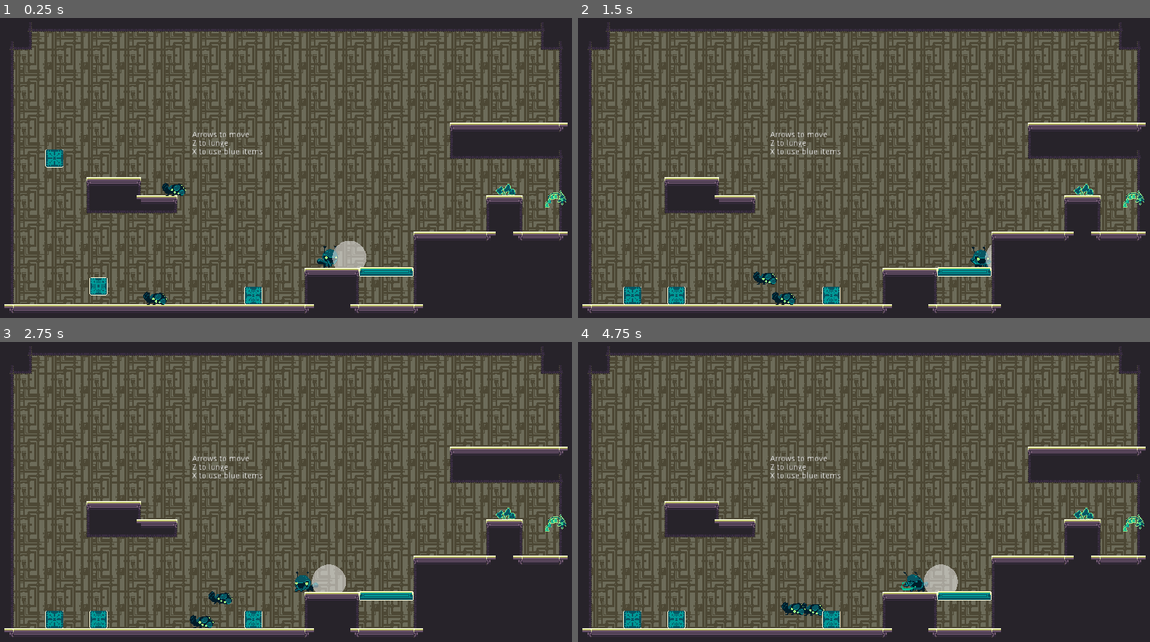
Above: before the commit, frames 1-4 (two rows, left to right).
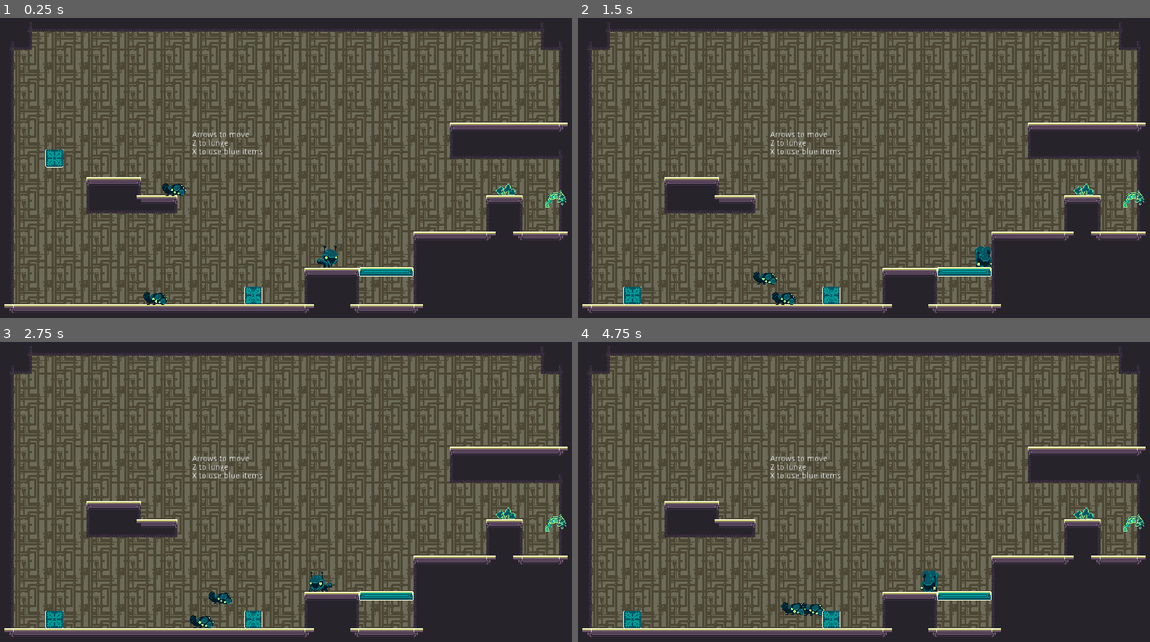
Above: after the commit, the same moments.

Repository: aveswoods/game-off-2021
Game: Godot game, scene res://creatures/test_scene.tscn
The game is run twice, just before and just after one commit, with the same random seed, the same clock (stepped at 60 frames per second) and the same inputs. Sound files missing from this copy of the repository are replaced by a short silence.
Inputs:
- Up to frame 1 (0.25 s): no input
- Up to frame 2 (1.5 s): hold Right (ui_right) from 0.53 s (still down); tap X (ui_select) at 0.6 s; tap Z (ui_accept) at 0.77, 0.8, 1.07, 1.35 s
- Up to frame 3 (2.75 s): tap Z (ui_accept) at 1.52, 1.82, 2.3 s; tap X (ui_select) at 1.55, 2.1 s; release Right (ui_right) at 2.03 s; hold Left (ui_left) from 2.03 s (still down)
- Up to frame 4 (4.75 s): release Left (ui_left) at 2.78 s; hold Right (ui_right) 2.78-4.28 s; tap X (ui_select) at 2.85, 4.35 s; tap Z (ui_accept) at 3.02, 3.32, 3.6, 3.77, 4.07, 4.52 s; hold Left (ui_left) from 4.28 s (still down)

The runs differ from the first frame. In frame 1, 0.6% of the frame differs, in the area x 15-65%, y 74-93%; in frame 2, 0.3%; in frame 3, 0.8%; in frame 4, 0.8%, in the area x 15-67%, y 74-96%.

Commit message:
Added Shoot action

Diff:
--- a/creatures/enemies/test/TestEnemy.tscn
+++ b/creatures/enemies/test/TestEnemy.tscn
@@ -29,7 +29,9 @@
 position = Vector2( 0, 1 )
 shape = SubResource( 1 )
 
-[node name="EnemyHitbox" type="Area2D" parent="."]
+[node name="EnemyHitbox" type="Area2D" parent="." groups=[
+"enemy",
+]]
 collision_layer = 2
 script = ExtResource( 3 )
 
--- a/creatures/player/Player.gd
+++ b/creatures/player/Player.gd
@@ -35,14 +35,6 @@
 var _bumping = false
 var _bump_impulse = Vector2.ZERO
 var _is_on_floor = false
-
-
-#func animate(name: String, flipped_h: bool = false):
-#	if flipped_h:
-#		_sprite.scale.x = -1
-#	else:
-#		_sprite.scale.x = 1
-#	_is_facing_left = flipped_h
 
 
 func bump(impulse):
--- a/creatures/player/Player.tscn
+++ b/creatures/player/Player.tscn
@@ -209,7 +209,7 @@
 input_1/auto_advance = false
 
 [sub_resource type="AnimationNodeBlendTree" id=20]
-graph_offset = Vector2( -613.144, -118.992 )
+graph_offset = Vector2( -452.029, -60.2729 )
 nodes/Animation/node = SubResource( 14 )
 nodes/Animation/position = Vector2( -702, -221 )
 "nodes/Animation 2/node" = SubResource( 9 )
@@ -233,7 +233,7 @@
 nodes/movement/node = SubResource( 19 )
 nodes/movement/position = Vector2( -351, -169 )
 nodes/output/position = Vector2( 949, 26 )
-node_connections = [ "output", 0, "OneShot", "OneShot", 0, " …(120 unchanged characters)… ement", "OneShot 2", 1, "Animation 6", "in_air_state", 0, "OneShot 2", "in_air_state", 1, "in_air", "movement", 0, "Animation", "movement", 1, "Animation 2" ]
+node_connections = [ "output", 0, "OneShot", "OneShot", 0, " …(120 unchanged characters)… ement", "OneShot 2", 1, "Animation 6", "movement", 0, "Animation", "movement", 1, "Animation 2", "in_air_state", 0, "OneShot 2", "in_air_state", 1, "in_air" ]
 
 [node name="Player" type="KinematicBody2D" groups=[
 "player",
@@ -248,10 +248,12 @@
 [node name="SpriteBody" type="Sprite" parent="PlayerSprite"]
 texture = ExtResource( 6 )
 hframes = 18
+frame = 1
 
 [node name="SpriteFace" type="Sprite" parent="PlayerSprite"]
 texture = ExtResource( 7 )
 hframes = 18
+frame = 1
 
 [node name="CollisionShapeCircle" type="CollisionShape2D" parent="."]
 shape = SubResource( 1 )
--- /dev/null
+++ b/creatures/player/abilities/shoot_action.gd
@@ -0,0 +1,121 @@
+extends Node2D
+
+onready var _raycast_top = $RayCastTop
+onready var _raycast_center = $RayCastCenter
+onready var _raycast_bottom = $RayCastBottom
+onready var _timer = $Timer
+
+var shoot_damage = 1
+var shoot_impact_impulse = 300
+var _player = null
+var _can_shoot = true
+var _is_shooting = false
+var _is_deadtime = false
+
+
+func equip(player):
+	_player = player
+	_player.add_child(self)
+
+	_raycast_top.add_exception(_player)
+	_raycast_center.add_exception(_player)
+	_raycast_bottom.add_exception(_player)
+	_player.connect("damaged", self, "_on_player_damaged")
+
+
+func trigger():
+	if _can_shoot and _player.is_on_floor():
+		_player.input_disabled = true
+		_player.animation_tree.set("parameters/OneShot 2/active", 1)
+
+		_is_shooting = true
+		_can_shoot = false
+		_timer.start()
+
+
+func _on_player_damaged():
+	if _is_shooting:
+		_player.input_disabled = false
+		_player.animation_tree.set("parameters/OneShot 2/active", 0)
+
+		_is_shooting = false
+		_is_deadtime = false
+		_can_shoot = true
+
+
+func _on_Timer_timeout():
+	# Shoot at right time in animation
+	if _is_shooting:
+		if _player.is_facing_left():
+			_raycast_top.cast_to.x = -1 * abs(_raycast_top.cast_to.x)
+			_raycast_center.cast_to.x = -1 * abs(_raycast_center.cast_to.x)
+			_raycast_bottom.cast_to.x = -1 * abs(_raycast_bottom.cast_to.x)
+			_raycast_top.force_raycast_update()
+			_raycast_center.force_raycast_update()
+			_raycast_bottom.force_raycast_update()
+		var collider_top = _raycast_top.get_collider()
+		var collider_center = _raycast_center.get_collider()
+		var collider_bottom = _raycast_bottom.get_collider()
+
+		# Pick better collider
+		var better_collider = null
+		# If the top collider is an enemy, set better collider to the top collider
+		if collider_top != null and not collider_top is TileMap and collider_top.is_in_group("enemy"):
+			better_collider = collider_top
+		# If center collider is correct type, compare is to current value of better collider
+		if collider_center != null and not collider_center is TileMap and collider_center.is_in_group("enemy"):
+			# Center collider is better if...
+			# 1. Better collider is currently null, or
+			# 2. Center collider is closer to point of origin than better collider
+			if better_collider == null or (
+				better_collider != null and (
+					abs(better_collider.global_position.x - global_position.x)
+					> abs(collider_center.global_position.x - global_position.x)
+					)
+				):
+				better_collider = collider_center
+		# If bottom collider is the correct type, compare it to the current value of better collider
+		if collider_bottom != null and not collider_bottom is TileMap and collider_bottom.is_in_group("enemy"):
+			# Same criteria as above
+			if better_collider == null or (
+				better_collider != null and (
+					abs(better_collider.global_position.x - global_position.x)
+					> abs(collider_bottom.global_position.x - global_position.x)
+					)
+				):
+				better_collider = collider_bottom
+
+		# Hit collider!
+		if better_collider != null:
+			print("hit enemy")
+			var direction_x = -1 if _player.is_facing_left() else 1
+
+			# Allow for Area2D hitbox detection
+			if better_collider is Area2D:
+				var parent = better_collider.get_parent()
+				if parent is KinematicBody2D:
+					parent.bump(shoot_impact_impulse * Vector2(direction_x, -1))
+					parent.take_damage(shoot_damage, 0)
+			# ...or simply collision with the physics body itself
+			elif better_collider is KinematicBody2D:
+				better_collider.bump(shoot_impact_impulse * Vector2(direction_x, -1))
+				better_collider.take_damage(shoot_damage, 0)
+
+		# Reset direction
+		_raycast_top.cast_to.x = abs(_raycast_top.cast_to.x)
+		_raycast_center.cast_to.x = abs(_raycast_center.cast_to.x)
+		_raycast_bottom.cast_to.x = abs(_raycast_bottom.cast_to.x)
+
+		# Give control back to the player
+		_player.input_disabled = false
+
+		# Start dead time
+		_is_deadtime = true
+		_is_shooting = false
+		_timer.start()
+	# Stop dead time
+	elif _is_deadtime:
+		_player.animation_tree.set("parameters/OneShot 2/active", 0)
+
+		_is_deadtime = false
+		_can_shoot = true
--- /dev/null
+++ b/creatures/player/abilities/shoot_action.tscn
@@ -0,0 +1,33 @@
+[gd_scene load_steps=2 format=2]
+
+[ext_resource path="res://creatures/player/abilities/shoot_action.gd" type="Script" id=1]
+
+[node name="Node2D" type="Node2D"]
+script = ExtResource( 1 )
+
+[node name="RayCastTop" type="RayCast2D" parent="."]
+position = Vector2( 0, -20 )
+enabled = true
+cast_to = Vector2( 100000, 0 )
+collision_mask = 3
+collide_with_areas = true
+
+[node name="RayCastCenter" type="RayCast2D" parent="."]
+position = Vector2( 0, -5 )
+enabled = true
+cast_to = Vector2( 100000, 0 )
+collision_mask = 3
+collide_with_areas = true
+
+[node name="RayCastBottom" type="RayCast2D" parent="."]
+position = Vector2( 0, 10 )
+enabled = true
+cast_to = Vector2( 100000, 0 )
+collision_mask = 3
+collide_with_areas = true
+
+[node name="Timer" type="Timer" parent="."]
+wait_time = 0.2
+one_shot = true
+
+[connection signal="timeout" from="Timer" to="." method="_on_Timer_timeout"]
--- a/creatures/player/abilities/slowmo_action.tscn
+++ b/creatures/player/abilities/slowmo_action.tscn
@@ -6,5 +6,6 @@
 script = ExtResource( 1 )
 
 [node name="Timer" type="Timer" parent="."]
+one_shot = true
 
 [connection signal="timeout" from="Timer" to="." method="_on_Timer_timeout"]
--- a/creatures/test_scene.gd
+++ b/creatures/test_scene.gd
@@ -7,6 +7,7 @@
 var charm_action = load("res://creatures/player/abilities/charm_action.tscn").instance()
 var mindcontrol_action = load("res://creatures/player/abilities/mindcontrol_action.tscn").instance()
 var slowmo_action = load("res://creatures/player/abilities/slowmo_action.tscn").instance()
+var shoot_action = load("res://creatures/player/abilities/shoot_action.tscn").instance()
 # Passives
 var stun_passive = load("res://creatures/player/abilities/stomp_passive.tscn").instance()
 var doublejump_passive = load("res://creatures/player/abilities/doublejump_passive.gd").new()
@@ -15,18 +16,20 @@
 
 func _ready():
 	#lunge_action.equip($Player)
-	bite_action.equip($Player)
+	#bite_action.equip($Player)
 	#blue_action.equip($Player)
 	#charm_action.equip($Player)
 	#mindcontrol_action.equip($Player)
 	slowmo_action.equip($Player)
-	#stun_passive.equip($Player)
+	shoot_action.equip($Player)
+	stun_passive.equip($Player)
 	#doublejump_passive.equip($Player)
 	#walljump_passive.equip($Player)
 	glide_passive.equip($Player)
 	#$Player.action1_script = lunge_action
-	$Player.action1_script = bite_action
+	#$Player.action1_script = bite_action
 	#$Player.action1_script = blue_action
 	#$Player.action2_script = charm_action
 	#$Player.action2_script = mindcontrol_action
 	$Player.action2_script = slowmo_action
+	$Player.action1_script = shoot_action
--- a/creatures/test_scene.tscn
+++ b/creatures/test_scene.tscn
@@ -50,15 +50,12 @@
 [node name="BlueBox2" parent="." instance=ExtResource( 9 )]
 position = Vector2( 103.677, 194.787 )
 
-[node name="BlueBox3" parent="." instance=ExtResource( 9 )]
-position = Vector2( 181.168, 420.453 )
-
 [node name="BluePlatform" parent="." instance=ExtResource( 6 )]
 position = Vector2( 688, 455 )
 
 [node name="BlueBells" parent="." instance=ExtResource( 8 )]
 position = Vector2( 978.798, 324.637 )
-blue_paths = [ NodePath("../BlueBox"), NodePath("../BlueBox2"), NodePath("../BlueBox3"), NodePath("../BluePlatform") ]
+blue_paths = [ NodePath("../BlueBox"), NodePath("../BlueBox2"), NodePath("../BluePlatform") ]
 
 [node name="RichTextLabel" type="RichTextLabel" parent="."]
 margin_left = 346.0
